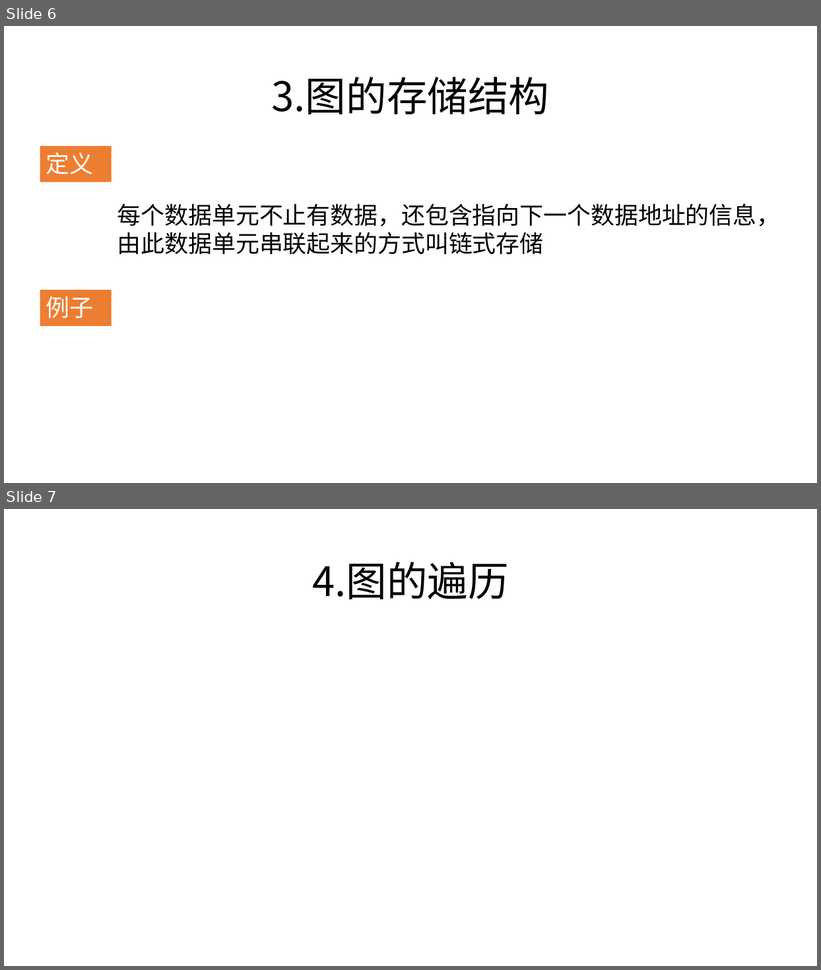
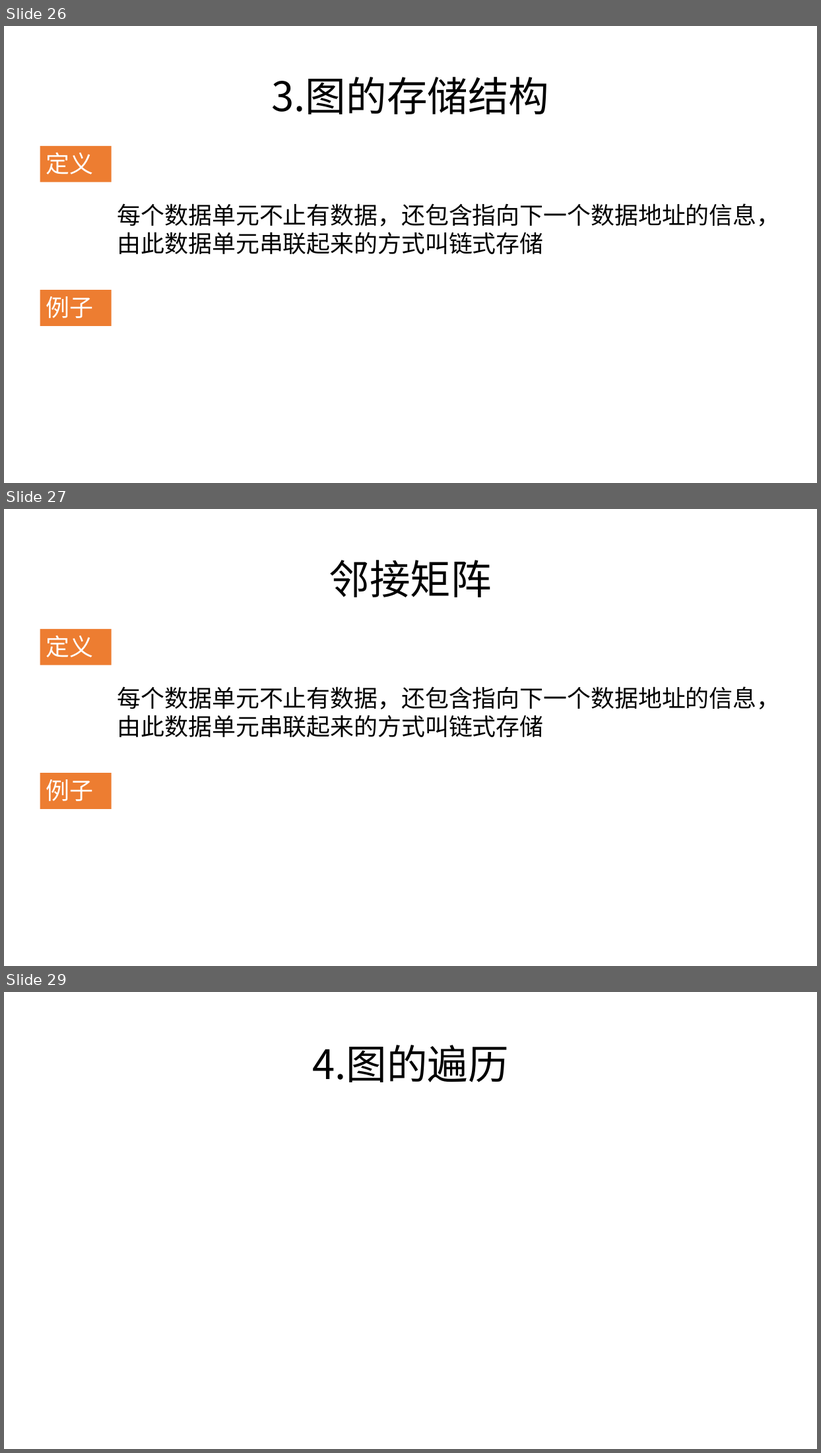
Before and after one commit to zjyesir/hmc_data_structure, a slide deck: ppt/7.图.pptx. Shown one above the other, each under a label of ours: slides 6 and 7 before the commit, slides 26, 27 and 29 after it; the slides between them are not shown. The pictures are 821x970 and 821x1453 pixels, drawn with LibreOffice and Linux fonts; fonts in the diff are those of the drawing; background and template pictures are left out. Boxes give left, top, right and bottom in pixels: in the first picture for what was removed or moved away, otherwise in the second. Text is boxed around its words. In the diff, an @@ line names an element or a change of style, - is before the commit and + after.

```diff
--- a/ppt/7.图.pptx
+++ b/ppt/7.图.pptx
@@ slide 27 added at (x1=4, y1=509, x2=817, y2=966), background picture (left out) @@
@@ text added at (x1=329, y1=560, x2=492, y2=597), 48 pt, text #000000 @@
+邻接矩阵
@@ rectangle added at (x1=40, y1=629, x2=112, y2=665), fill #ED7D31, 28 pt, text #FFFFFF @@
+定义
@@ text added at (x1=118, y1=687, x2=781, y2=737), 28 pt, text #000000 @@
+每个数据单元不止有数据，还包含指向下一个数据地址的信息，由此数据单元串联起来的方式叫链式存储
@@ rectangle added at (x1=40, y1=773, x2=112, y2=809), fill #ED7D31, 28 pt, text #FFFFFF @@
+例子
@@ what was slide 6 is now slide 26 @@
@@ what was slide 7 is now slide 29 @@
```
Also in this commit, not shown: 4 slides changed, 28 other slides added, 8 other files.
